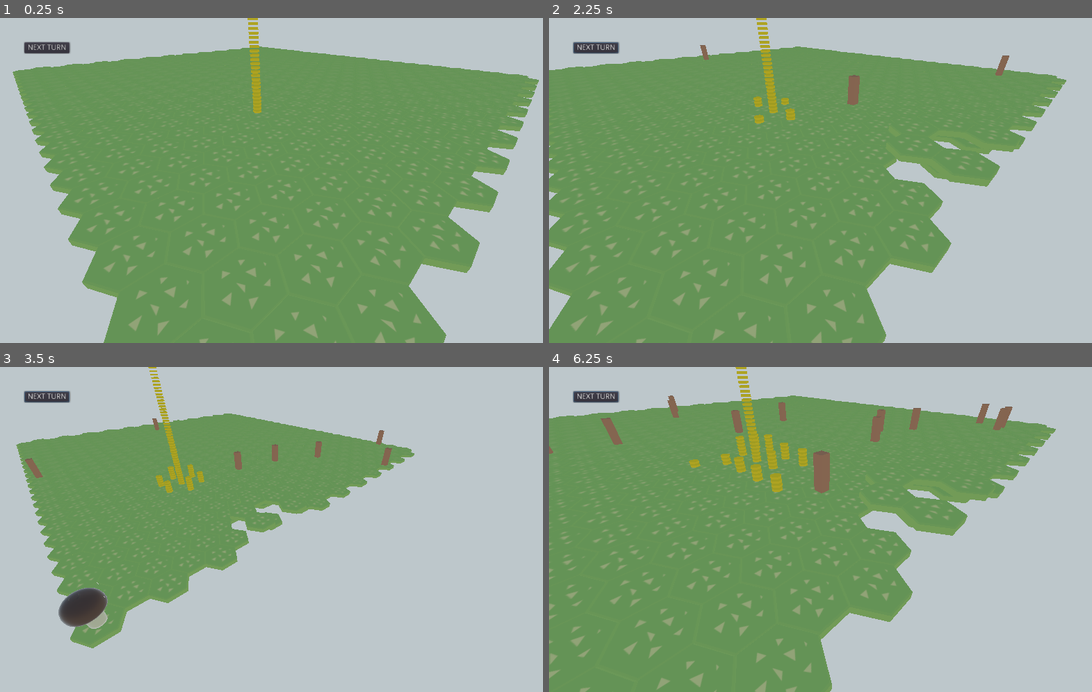
Above: before the commit, frames 1-4 (two rows, left to right).
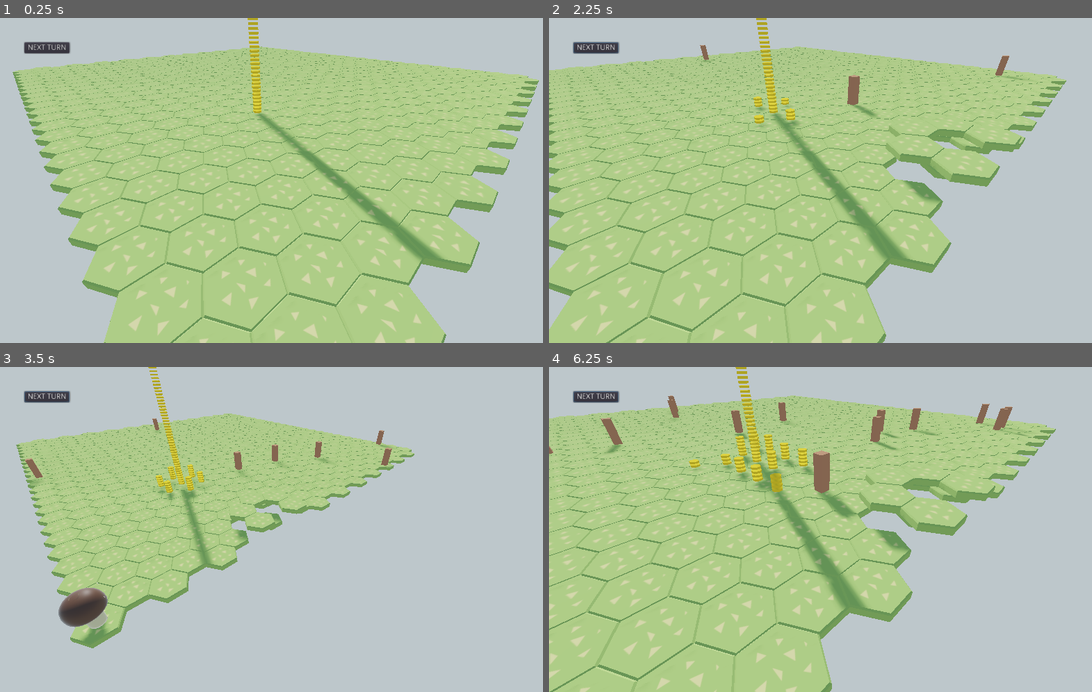
Above: after the commit, the same moments.

Repository: BVenturaDev/UMM
Game: Godot game, scene res://scenes/levels/main_level.tscn
The game is run twice, just before and just after one commit, with the same random seed, the same clock (stepped at 60 frames per second) and the same inputs.
Inputs (mouse positions are in pixels of both pictures, inside the frame that each line leads up to):
- Up to frame 1 (0.25 s): no input
- Up to frame 2 (2.25 s): click "NEXT TURN" at 0.5 s; click "NEXT TURN" at 1.25 s; tap Enter (ui_accept) at 2 s; move the mouse to (950, 164) at 2.02 s; hold Right (ui_right) from 2.03 s (still down); click (950, 164) at 2.17 s
- Up to frame 3 (3.5 s): tap Enter (ui_accept) at 2.27, 3.02 s; move the mouse to (168, 545) at 2.77 s; release Right (ui_right) at 2.78 s; hold Down (ui_down) from 2.78 s (still down)
- Up to frame 4 (6.25 s): move the mouse to (880, 458) at 3.52 s; release Down (ui_down) at 3.53 s; hold Right (ui_right) 3.53-4.28 s; move the mouse to (798, 594) at 4.27 s; hold Up (ui_up) 4.28-5.03 s; click (798, 594) at 4.42 s; tap Enter (ui_accept) at 4.52, 5.27, 6.02 s; move the mouse to (994, 578) at 5.02 s; hold Left (ui_left) from 5.03 s (still down); move the mouse to (657, 480) at 5.77 s

The runs differ from the first frame. In frame 1, 62% of the frame differs, in the area x 2-100%, y 5-100%; in frame 2, 59%; in frame 3, 23%; in frame 4, 54%.

Commit message:
Actualzie .gitignore for no read vscode

Diff:
--- a/scenes/entities/critter.tscn
+++ b/scenes/entities/critter.tscn
@@ -30,23 +30,18 @@
 
 [node name="begin_turn" type="Node" parent="state_machine"]
 script = ExtResource( 6 )
-DEBUG = true
 
 [node name="wander" type="Node" parent="state_machine"]
 script = ExtResource( 5 )
-DEBUG = true
 
 [node name="attracted_to_poison" type="Node" parent="state_machine"]
 script = ExtResource( 3 )
-DEBUG = true
 
 [node name="eat" type="Node" parent="state_machine"]
 script = ExtResource( 7 )
-DEBUG = true
 
 [node name="end_turn" type="Node" parent="state_machine"]
 script = ExtResource( 4 )
-DEBUG = true
 
 [node name="Tween" type="Tween" parent="."]
 
--- a/scenes/levels/main_level.tscn
+++ b/scenes/levels/main_level.tscn
@@ -86,7 +86,6 @@
 
 [node name="DirectionalLight" type="DirectionalLight" parent="WorldEnvironment"]
 transform = Transform( 0.34202, -0.538986, 0.769751, 7.16125e-08, 0.819152, 0.573577, -0.939693, -0.196175, 0.280166, 228.275, 154.801, 48.0567 )
-visible = false
 light_energy = 2.0
 shadow_enabled = true
 
Not shown, changed: .gitignore
